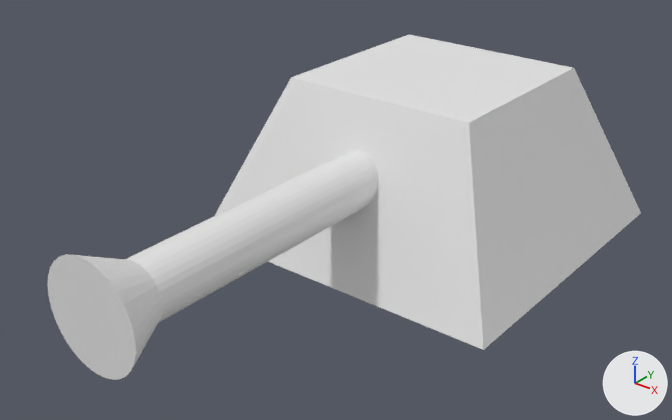
One commit to the Blender file Tank/TankTurret.blend: the scene before it, then after it.
Rendered twice from a 50 mm lens placed at (2.0, -3.16, 2.87), pointed at (-0.02, -0.63, 1.3). Arrows for +X, +Y and +Z are at lower right; the lights stay in place.
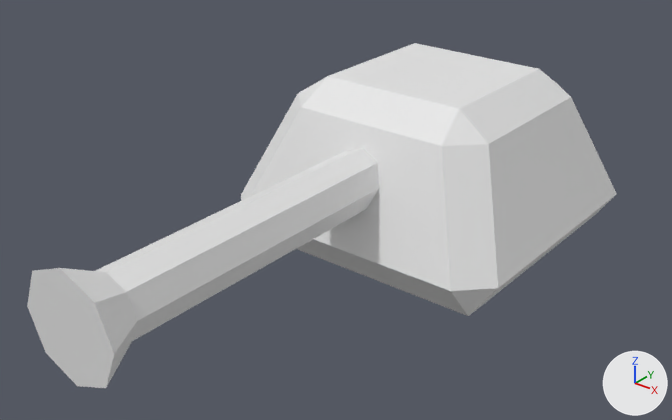
Commit message: Improve tank blend files

The change in detail:
me_cone is used by ob_cone; location (0.0, -1.6, 1.4); rotation (-1.571, -1.571, 0.0), in degrees (-90, -90, 0); scale (0.2, 0.2, 0.2).
me_cone had 33 vertices, 33 faces and spanned x -1.0..1.0, y -1.0..1.0, z -1.0..1.0.
me_cone now has 16 vertices, 10 faces and spans x -0.2..0.2, y -0.2..0.2, z -0.08..0.08.
me_cone part 3: the whole mesh is rebuilt.
Part 4, on me_cone:
16 vertices are added at x -0.2..0.2, y -0.2..0.2, z -0.08..0.08.
10 new faces join them.
me_cylinder is used by ob_cylinder; location (0.0, -1.0, 1.4); rotation (1.571, 0.0, 0.0), in degrees (90, 0, 0); scale (0.11, 0.11, 0.75).
Verts and faces of me_cylinder; kept vertices keep their numbers, new ones are numbered from 64.
me_cylinder had 64 vertices, 34 faces and spanned x -1.0..1.0, y -1.0..1.0, z -1.0..1.0.
me_cylinder now has 16 vertices, 8 faces and spans x -0.12..0.12, y -0.12..0.12, z -0.73..0.73.
me_cylinder part 1: the whole mesh is rebuilt.
Part 2, on me_cylinder:
New vertex 64 is at (0.0, 0.12, -0.73).
New vertex 65 is at (0.08, 0.08, -0.73).
New vertex 66 is at (0.12, 0.0, -0.73).
New vertex 67 is at (0.08, -0.08, -0.73).
New vertex 68 is at (0.0, -0.12, -0.73).
New vertex 69 is at (-0.08, -0.08, -0.73).
New vertex 70 is at (-0.12, 0.0, -0.73).
New vertex 71 is at (-0.08, 0.08, -0.73).
New vertices 72 to 79 stand at vertices 64 to 71, in that order, plus (0.0, 0.0, 1.46).
New faces: (64, 72, 73, 65), (65, 73, 74, 66), (66, 74, 75, 67), (67, 75, 76, 68), (68, 76, 77, 69), (69, 77, 78, 70).
New faces: (70, 78, 79, 71), (64, 71, 79, 72).
Object 'Cone' (ob_cone) moves from (0.0, -1.6, 1.4) to (0.0, -1.8, 1.4).
Object 'Cone' (ob_cone) is rescaled from (0.2, 0.2, 0.2) to (1.0, 1.0, 1.0).
Object 'Cube' (ob_cube) gains a BEVEL modifier named 'Bevel'.
Modifier setting: width = 0.25.
Modifier setting: width_pct = 0.25.
Modifier setting: limit_method = 'NONE'.
Modifier setting: offset_type = 'WIDTH'.
Object 'Cylinder' (ob_cylinder) moves from (0.0, -1.0, 1.4) to (0.0, -1.05, 1.4).
Object 'Cylinder' (ob_cylinder) is rescaled from (0.11, 0.11, 0.75) to (1.0, 1.0, 1.0).

What differs and where, as boxes (x1, y1, x2, y2) in the pictures (672 x 420 px):
'Cube', modifiers changed (12% narrower, 13% shorter): before (215, 35, 641, 350); after (241, 43, 617, 316)
'Cylinder', reshaped, moved, rescaled: before (125, 150, 378, 322); after (96, 148, 379, 341)
'Cone', reshaped, moved, rescaled: before (47, 254, 162, 380); after (27, 268, 137, 388)
part 1 of me_cylinder, deleted: before (125, 150, 378, 322)
part 2 of me_cylinder, added: after (96, 148, 379, 341)
part 3 of me_cone, deleted: before (47, 254, 162, 380)
part 4 of me_cone, added: after (27, 268, 137, 388)
